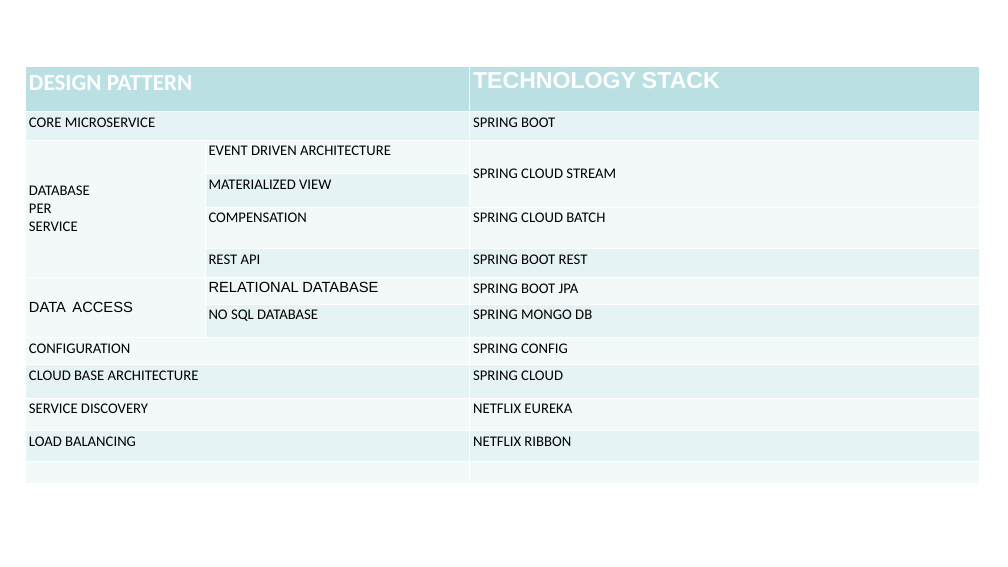
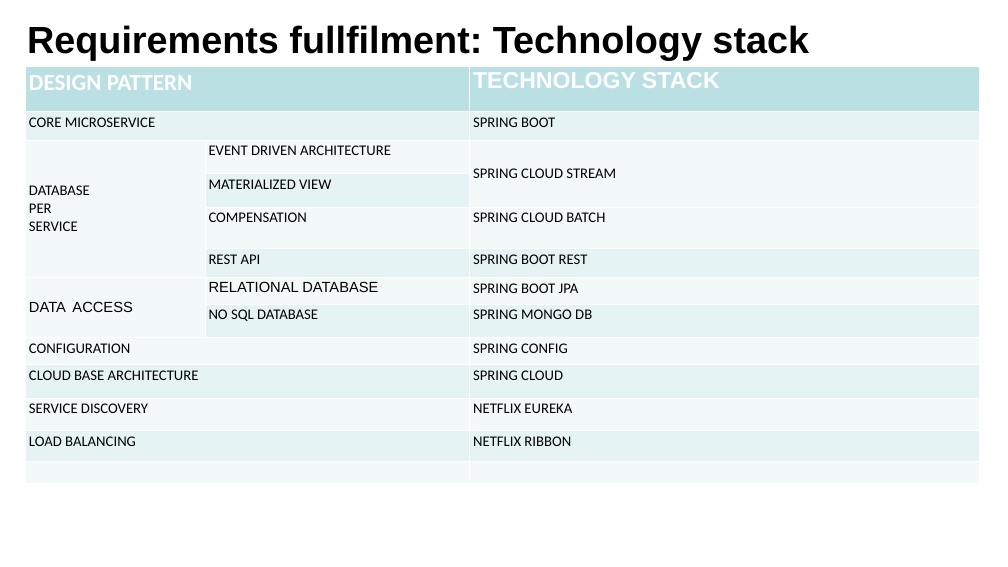
Before and after one commit to lbennardis/microS_code2016_DOCS, a slide deck: slide 12 of luigiBennardisMicroservices.pptx (slide 8 before the commit). Drawn at 1008x567 pixels with LibreOffice and Linux fonts; fonts in the diff are those of the drawing; background and template pictures are left out. Boxes give left, top, right and bottom in pixels: in the first picture for what was removed or moved away, otherwise in the second. Text is boxed around its words. In the diff, an @@ line names an element or a change of style, - is before the commit and + after.

```diff
--- a/luigiBennardisMicroservices.pptx
+++ b/luigiBennardisMicroservices.pptx
@@ title added at (27,25,809,60), 72 pt, text #000000, bold @@
+Requirements fullfilment: Technology stack
```
Also in this commit, not shown: 6 other slides changed, 6 slides added, 1 slide removed, 1 other file.
